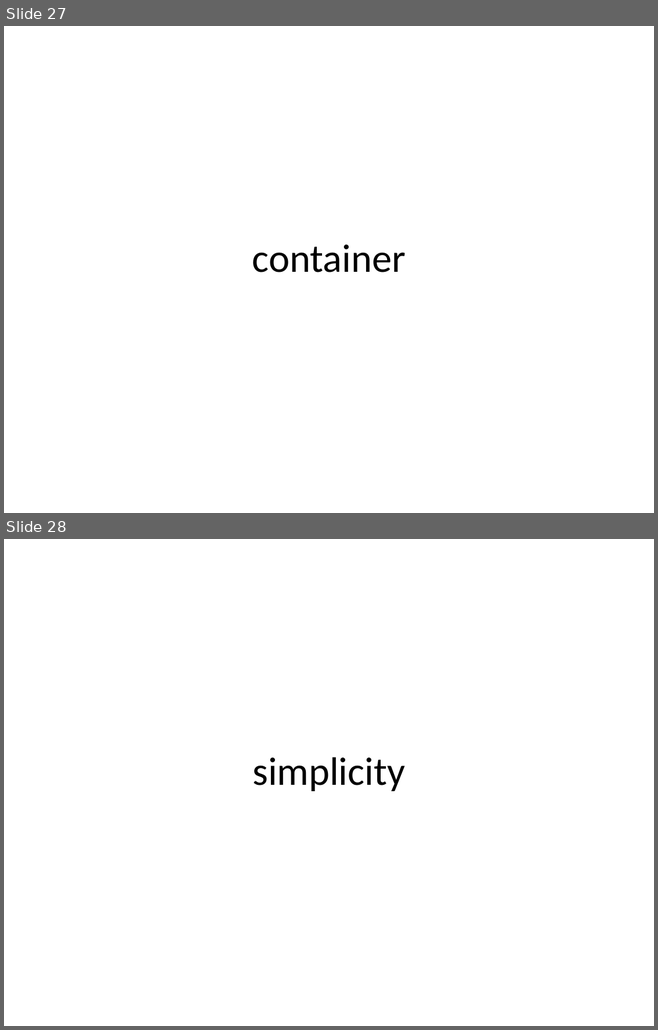
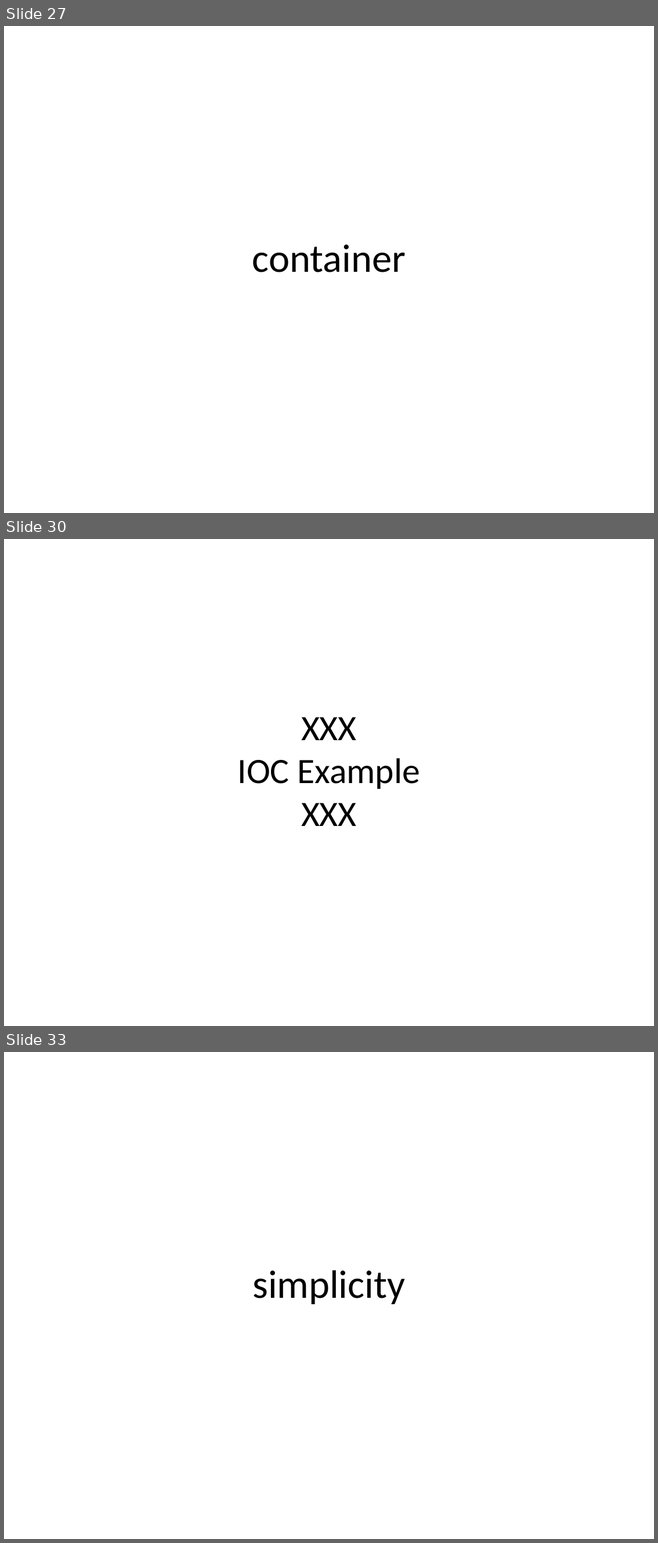
Before and after one commit to jonfuller/presentations, a slide deck: dependencies/dependencies.pptx. Shown one above the other, each under a label of ours: slides 27 and 28 before the commit, slides 27, 30 and 33 after it; the slides between them are not shown. The pictures are 658x1030 and 658x1543 pixels, drawn with LibreOffice and Linux fonts; fonts in the diff are those of the drawing. Boxes give left, top, right and bottom in pixels: in the first picture for what was removed or moved away, otherwise in the second. Text is boxed around its words. In the diff, an @@ line names an element or a change of style, - is before the commit and + after.

```diff
--- a/dependencies/dependencies.pptx
+++ b/dependencies/dependencies.pptx
@@ slide 30 added at (4,539,654,1026), background #FFFFFF @@
@@ title added at (238,717,420,826), 39.6 pt, text #000000 @@
+XXX
+IOC Example
+XXX
@@ what was slide 28 is now slide 33 @@
```
Also in this commit, not shown: 4 other slides added, 1 slide removed.
